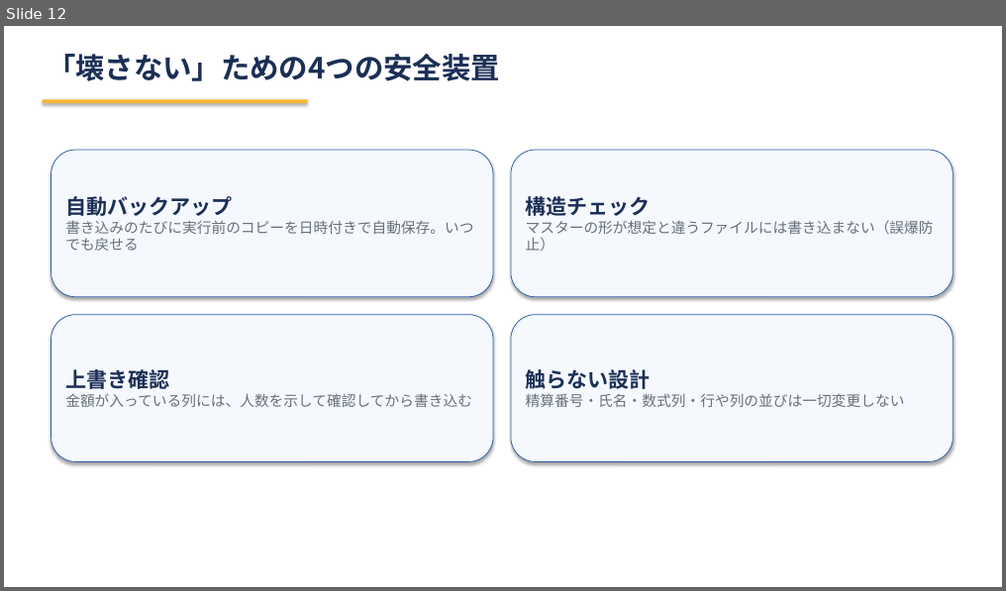
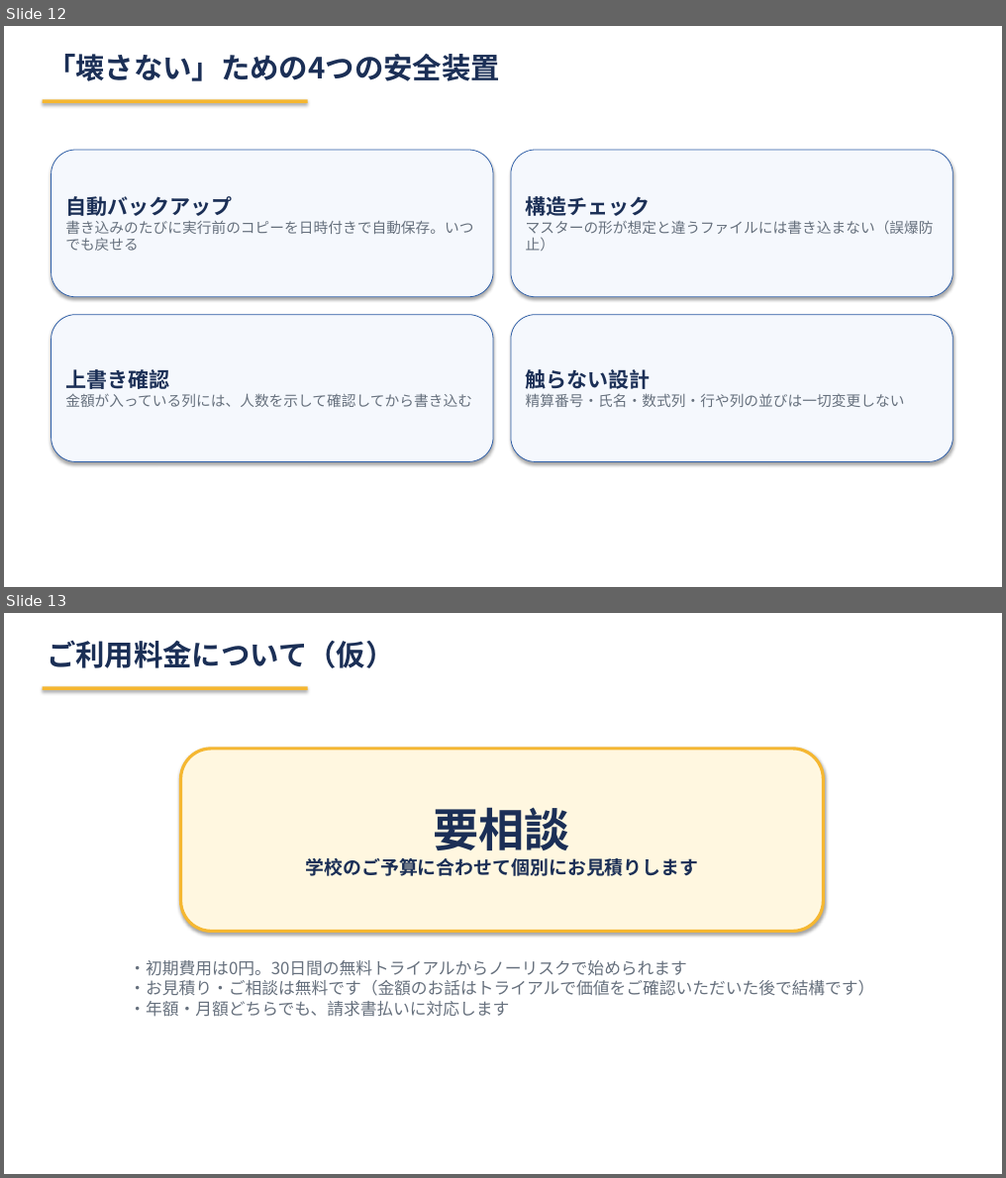
Before and after one commit to mochamofu/School-SysteBalances, a slide deck: docs/02_営業・商談資料/積立金入力アシスタント_説明スライド.pptx. Shown one above the other, each under a label of ours: slide 12 before the commit, slides 12 and 13 after it. The pictures are 1006x591 and 1006x1178 pixels, drawn with LibreOffice and Linux fonts; fonts in the diff are those of the drawing. Boxes give left, top, right and bottom in pixels: in the first picture for what was removed or moved away, otherwise in the second. Text is boxed around its words. In the diff, an @@ line names an element or a change of style, - is before the commit and + after.

```diff
--- a/docs/02_営業・商談資料/積立金入力アシスタント_説明スライド.pptx
+++ b/docs/02_営業・商談資料/積立金入力アシスタント_説明スライド.pptx
@@ slide 13 added at [4,613,1002,1174], background #FFFFFF @@
@@ text added at [47,640,394,668], 28 pt, text #1B2F56, bold @@
+ご利用料金について（仮）
@@ rectangle added at [43,686,307,690], fill #F5B731 @@
@@ rounded rectangle added at [180,749,823,931], fill #FFF7E0, outline #F5B731 3 pt, 18 pt, text #1B2F56, bold @@
+要相談
+学校のご予算に合わせて個別にお見積りします
@@ text added at [129,960,874,1017], 16 pt, text #66707D @@
+・初期費用は0円。30日間の無料トライアルからノーリスクで始められます
+・お見積り・ご相談は無料です（金額のお話はトライアルで価値をご確認いただいた後で結構です）
+・年額・月額どちらでも、請求書払いに対応します
```
Also in this commit, not shown: 1 slide changed, 1 slide removed, 5 other files.
